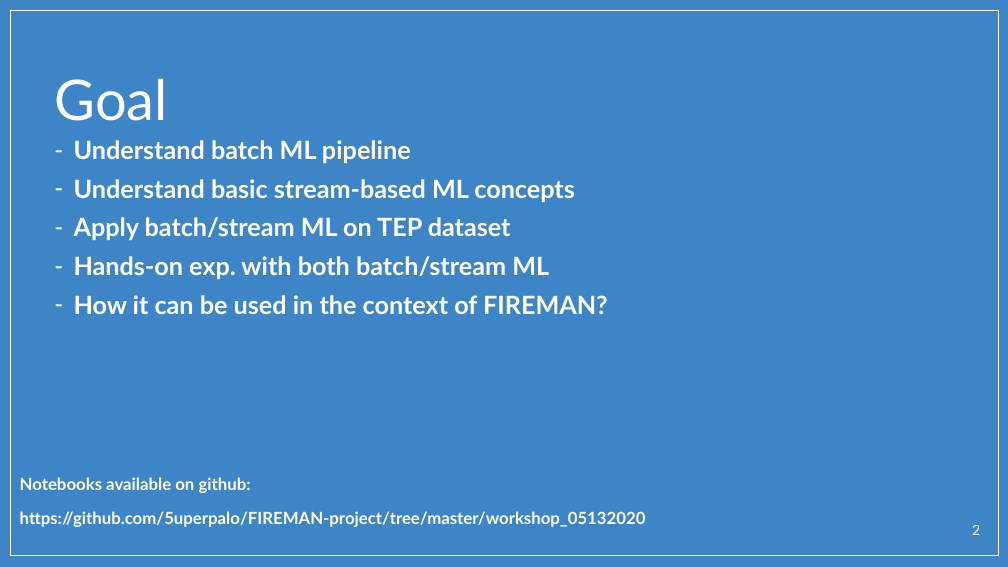
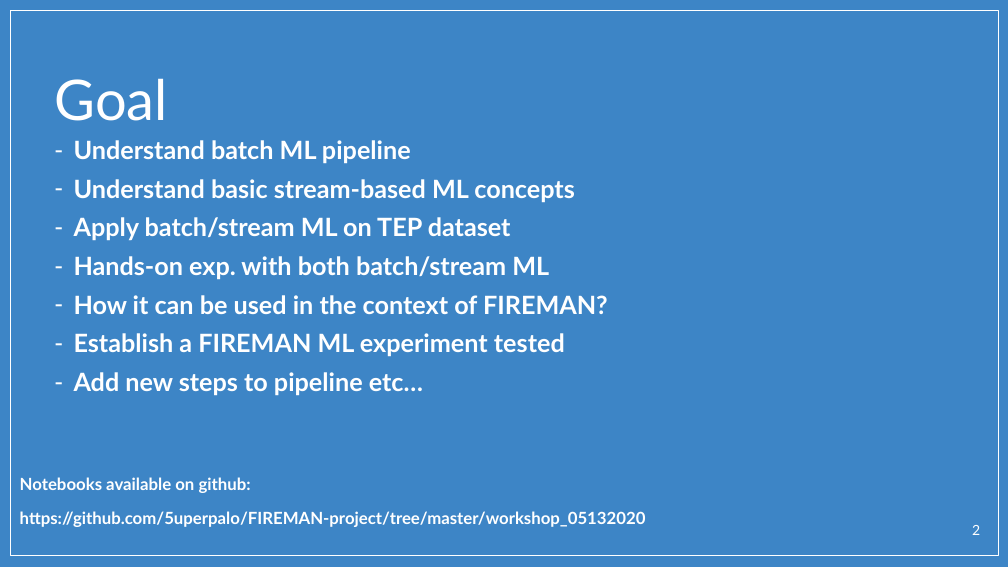
Before and after one commit to 5uperpalo/FIREMAN-project, a slide deck: slide 2 of workshop_05132020/FIREMAN_workshop.pptx. Drawn at 1008x567 pixels with LibreOffice and Linux fonts; fonts in the diff are those of the drawing; background and template pictures are left out. Boxes give left, top, right and bottom in pixels: in the first picture for what was removed or moved away, otherwise in the second. Text is boxed around its words. In the diff, an @@ line names an element or a change of style, - is before the commit and + after.

```diff
--- a/workshop_05132020/FIREMAN_workshop.pptx
+++ b/workshop_05132020/FIREMAN_workshop.pptx
@@ text at box(74, 333, 565, 396): paragraphs added @@
+– Establish a FIREMAN ML experiment tested
+– Add new steps to pipeline etc…
```
Also in this commit, not shown: 1 other slide changed, 11 other files.
